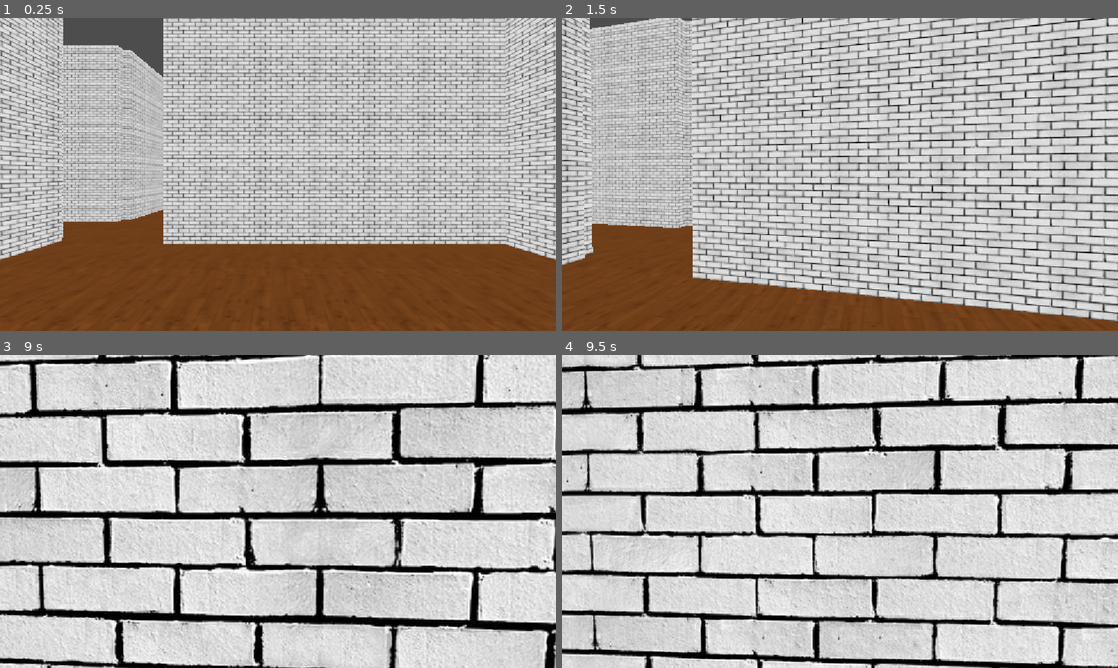
Above: before the commit, frames 1-4 (two rows, left to right).
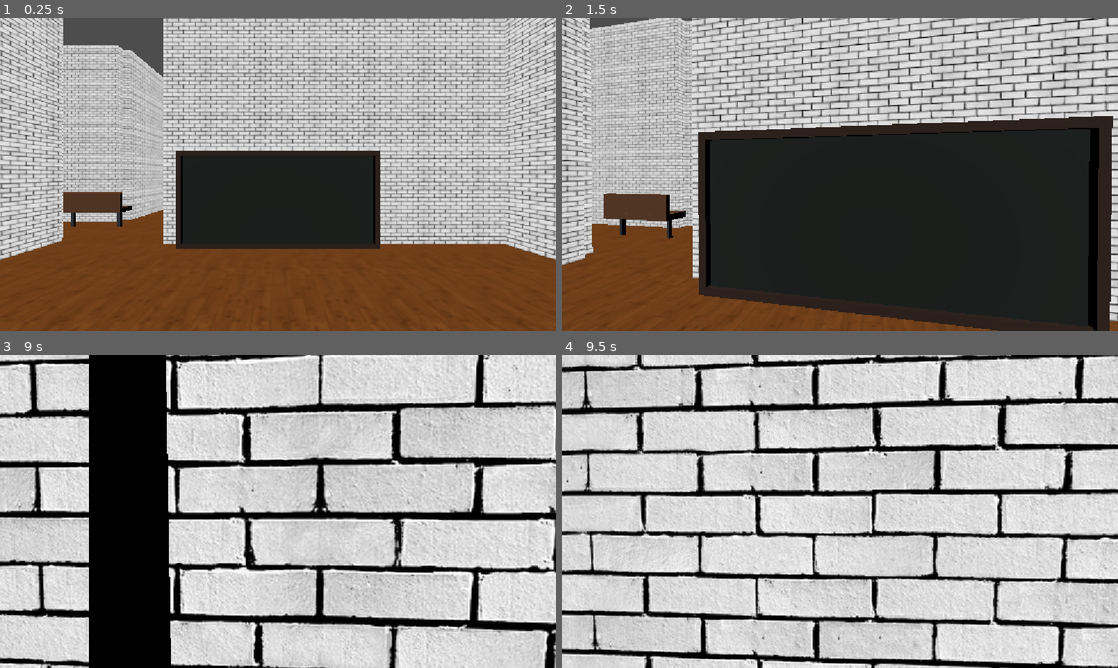
Above: after the commit, the same moments.

Repository: AjwaJahe/prototipe-1
Game: Godot game, scene res://main.tscn
Same seed, same stepped clock (60 frames per second), same inputs: the game is played once before the commit and once after it.
Inputs (mouse positions are in pixels of both pictures, inside the frame that each line leads up to):
- Up to frame 1 (0.25 s): no input
- Up to frame 2 (1.5 s): tap Enter at 0.5 s; move the mouse to (867, 174) at 0.52 s; hold Ctrl 0.53-1.28 s; hold W from 0.53 s (still down); click (867, 174) at 0.67 s; tap Space at 0.77 s; move the mouse to (812, 174) at 1.27 s; tap Shift at 1.35 s
- Up to frame 3 (9 s): tap Space at 1.52, 2.75, 3.02, 3.77, 4.52, 6.02, 6.77, 7.25, 7.52 s; move the mouse to (289, 505) at 2.02 s; tap Tab at 2.1, 6.6 s; move the mouse to (272, 517) at 2.77 s; tap 1 at 2.85, 7.35 s; click (272, 517) at 2.92 s; move the mouse to (316, 514) at 3.52 s; tap 2 at 3.6, 8.1 s; move the mouse to (233, 508) at 4.27 s; tap P at 4.35, 8.85 s; tap Enter at 5, 8.75 s; move the mouse to (283, 511) at 5.02 s; hold Ctrl 5.03-5.78 s; click (283, 511) at 5.17 s; move the mouse to (255, 505) at 5.77 s; release W at 5.78 s; hold D 5.78-6.53 s; tap Shift at 5.85 s; move the mouse to (305, 511) at 6.52 s; hold W 6.53-8.78 s; move the mouse to (250, 511) at 7.27 s; click (250, 511) at 7.42 s; move the mouse to (289, 505) at 8.02 s; move the mouse to (272, 517) at 8.77 s; hold A from 8.78 s (still down)
- Up to frame 4 (9.5 s): keep holding A; tap Space at 9.02 s

The runs differ from the first frame. In frame 1, 12% of the frame differs, in the area x 11-69%, y 42-74%; in frame 2, 47%, in the area x 7-100%, y 31-100%; in frame 3, 12%; in frame 4, nothing differs.

Commit message:
Add proposal furniture to Map58

Diff:
--- /dev/null
+++ b/Map58_Furniture.gd
@@ -0,0 +1,308 @@
+extends Node3D
+
+var mat_wood: StandardMaterial3D
+var mat_dark_wood: StandardMaterial3D
+var mat_board: StandardMaterial3D
+var mat_metal: StandardMaterial3D
+var mat_white: StandardMaterial3D
+var mat_mattress: StandardMaterial3D
+var mat_cabinet: StandardMaterial3D
+var mat_canteen: StandardMaterial3D
+
+var desk_mesh: BoxMesh
+var seat_mesh: BoxMesh
+var thin_box: BoxMesh
+var leg_mesh: BoxMesh
+var board_mesh: BoxMesh
+var cabinet_mesh: BoxMesh
+
+func _ready() -> void:
+    _create_materials()
+    _create_meshes()
+    _build_classrooms()
+    _build_teacher_room()
+    _build_principal_room()
+    _build_uks()
+    _build_hall_benches()
+    _build_canteen()
+    print("Map58 furniture placed | classrooms + teacher room + principal room + UKS + hallway + canteen")
+
+func _create_materials() -> void:
+    mat_wood = StandardMaterial3D.new()
+    mat_wood.albedo_color = Color(0.34, 0.20, 0.10, 1)
+    mat_wood.roughness = 0.9
+
+    mat_dark_wood = StandardMaterial3D.new()
+    mat_dark_wood.albedo_color = Color(0.16, 0.09, 0.04, 1)
+    mat_dark_wood.roughness = 0.95
+
+    mat_board = StandardMaterial3D.new()
+    mat_board.albedo_color = Color(0.03, 0.08, 0.06, 1)
+    mat_board.roughness = 0.95
+
+    mat_metal = StandardMaterial3D.new()
+    mat_metal.albedo_color = Color(0.25, 0.27, 0.30, 1)
+    mat_metal.metallic = 0.55
+    mat_metal.roughness = 0.65
+
+    mat_white = StandardMaterial3D.new()
+    mat_white.albedo_color = Color(0.84, 0.84, 0.80, 1)
+    mat_white.roughness = 0.9
+
+    mat_mattress = StandardMaterial3D.new()
+    mat_mattress.albedo_color = Color(0.65, 0.70, 0.75, 1)
+    mat_mattress.roughness = 1.0
+
+    mat_cabinet = StandardMaterial3D.new()
+    mat_cabinet.albedo_color = Color(0.45, 0.28, 0.12, 1)
+    mat_cabinet.roughness = 0.92
+
+    mat_canteen = StandardMaterial3D.new()
+    mat_canteen.albedo_color = Color(0.75, 0.20, 0.08, 1)
+    mat_canteen.roughness = 0.85
+
+func _create_meshes() -> void:
+    desk_mesh = BoxMesh.new()
+    desk_mesh.size = Vector3(2.2, 0.16, 0.95)
+    desk_mesh.material = mat_wood
+
+    seat_mesh = BoxMesh.new()
+    seat_mesh.size = Vector3(1.0, 0.14, 0.9)
+    seat_mesh.material = mat_wood
+
+    thin_box = BoxMesh.new()
+    thin_box.size = Vector3(0.15, 0.15, 0.15)
+    thin_box.material = mat_metal
+
+    leg_mesh = BoxMesh.new()
+    leg_mesh.size = Vector3(0.12, 0.78, 0.12)
+    leg_mesh.material = mat_metal
+
+    board_mesh = BoxMesh.new()
+    board_mesh.size = Vector3(6.4, 3.0, 0.12)
+    board_mesh.material = mat_board
+
+    cabinet_mesh = BoxMesh.new()
+    cabinet_mesh.size = Vector3(1.5, 3.1, 0.7)
+    cabinet_mesh.material = mat_cabinet
+
+func _mesh(mesh: Mesh, position_value: Vector3, parent: Node3D = self, rotation_value := Vector3.ZERO) -> MeshInstance3D:
+    var node := MeshInstance3D.new()
+    node.mesh = mesh
+    node.position = position_value
+    node.rotation = rotation_value
+    parent.add_child(node)
+    return node
+
+func _create_desk(parent: Node3D, at: Vector3, facing := 0.0) -> void:
+    var group := Node3D.new()
+    group.position = at
+    group.rotation.y = facing
+    parent.add_child(group)
+
+    _mesh(desk_mesh, Vector3(0, 0.92, 0), group)
+
+    var leg_offsets := [
+        Vector3(-0.9, 0.46, -0.32),
+        Vector3(0.9, 0.46, -0.32),
+        Vector3(-0.9, 0.46, 0.32),
+        Vector3(0.9, 0.46, 0.32)
+    ]
+    for p in leg_offsets:
+        _mesh(leg_mesh, p, group)
+
+    var chair := Node3D.new()
+    chair.position = Vector3(0, 0, 1.0)
+    group.add_child(chair)
+    _mesh(seat_mesh, Vector3(0, 0.55, 0), chair)
+
+    var back := BoxMesh.new()
+    back.size = Vector3(1.0, 0.75, 0.12)
+    back.material = mat_wood
+    _mesh(back, Vector3(0, 0.88, 0.38), chair)
+
+    for x in [-0.4, 0.4]:
+        _mesh(leg_mesh, Vector3(x, 0.28, -0.32), chair)
+        _mesh(leg_mesh, Vector3(x, 0.28, 0.32), chair)
+
+func _create_blackboard(parent: Node3D, at: Vector3, facing := 0.0) -> void:
+    var group := Node3D.new()
+    group.position = at
+    group.rotation.y = facing
+    parent.add_child(group)
+    _mesh(board_mesh, Vector3(0, 1.7, 0), group)
+
+    var frame := BoxMesh.new()
+    frame.size = Vector3(6.8, 0.16, 0.18)
+    frame.material = mat_dark_wood
+    _mesh(frame, Vector3(0, 3.25, 0.05), group)
+    _mesh(frame, Vector3(0, 0.15, 0.05), group)
+
+    var side := BoxMesh.new()
+    side.size = Vector3(0.16, 3.1, 0.18)
+    side.material = mat_dark_wood
+    _mesh(side, Vector3(-3.32, 1.7, 0.05), group)
+    _mesh(side, Vector3(3.32, 1.7, 0.05), group)
+
+    var tray := BoxMesh.new()
+    tray.size = Vector3(6.2, 0.10, 0.30)
+    tray.material = mat_dark_wood
+    _mesh(tray, Vector3(0, 0.08, -0.10), group)
+
+func _create_cabinet(parent: Node3D, at: Vector3, facing := 0.0) -> void:
+    var group := Node3D.new()
+    group.position = at
+    group.rotation.y = facing
+    parent.add_child(group)
+    _mesh(cabinet_mesh, Vector3(0, 1.55, 0), group)
+    var handle := BoxMesh.new()
+    handle.size = Vector3(0.12, 0.12, 0.06)
+    handle.material = mat_metal
+    _mesh(handle, Vector3(0, 1.55, -0.38), group)
+
+func _build_classrooms() -> void:
+    var rooms := [
+        Vector3(-3.646515, 0.0, -26.45901),
+        Vector3(13.79099, 0.0, -26.45901),
+        Vector3(31.22849, 0.0, -26.45901),
+        Vector3(48.66599, 0.0, -26.45901),
+        Vector3(-3.646515, 0.0, -45.841),
+        Vector3(13.79099, 0.0, -45.841),
+        Vector3(31.22849, 0.0, -45.841),
+        Vector3(48.66599, 0.0, -45.841),
+        Vector3(-3.646515, 0.0, -65.21802),
+        Vector3(13.79099, 0.0, -65.21802),
+        Vector3(31.22849, 0.0, -65.21802),
+        Vector3(48.66599, 0.0, -65.21802)
+    ]
+
+    for center in rooms:
+        var room := Node3D.new()
+        room.position = center
+        room.name = "ClassroomFurniture"
+        add_child(room)
+
+        _create_blackboard(room, Vector3(0, 0, -6.95))
+        _create_cabinet(room, Vector3(6.6, 0, 5.9))
+
+        var x_offsets := [-3.8, 0.0, 3.8]
+        var z_offsets := [-1.0, 3.2]
+        for z_value in z_offsets:
+            for x_value in x_offsets:
+                _create_desk(room, Vector3(x_value, 0, z_value))
+
+func _build_teacher_room() -> void:
+    var center := Vector3(-28.43625, 0.0, -41.5864)
+    var room := Node3D.new()
+    room.name = "TeacherRoomFurniture"
+    room.position = center
+    add_child(room)
+
+    for x_value in [-4.0, 4.0]:
+        for z_value in [-6.0, 0.0, 6.0]:
+            _create_desk(room, Vector3(x_value, 0, z_value))
+
+    _create_cabinet(room, Vector3(5.0, 0, 9.0))
+
+func _build_principal_room() -> void:
+    var center := Vector3(-28.43625, 0.0, 23.8562)
+    var room := Node3D.new()
+    room.name = "PrincipalRoomFurniture"
+    room.position = center
+    add_child(room)
+
+    _create_desk(room, Vector3(0, 0, -1.5), PI)
+    _create_cabinet(room, Vector3(4.5, 0, 2.8))
+
+func _build_uks() -> void:
+    var center := Vector3(58.1547, 0.0, 3.4886)
+    var room := Node3D.new()
+    room.name = "UKSFurniture"
+    room.position = center
+    add_child(room)
+
+    _create_bed(room, Vector3(-2.4, 0, 0))
+    _create_bed(room, Vector3(2.0, 0, 0))
+
+    _create_cabinet(room, Vector3(4.2, 0, 2.8))
+
+func _create_bed(parent: Node3D, at: Vector3) -> void:
+    var group := Node3D.new()
+    group.position = at
+    parent.add_child(group)
+
+    var frame := BoxMesh.new()
+    frame.size = Vector3(3.1, 0.30, 1.55)
+    frame.material = mat_dark_wood
+    _mesh(frame, Vector3(0, 0.28, 0), group)
+
+    var mattress := BoxMesh.new()
+    mattress.size = Vector3(2.85, 0.28, 1.35)
+    mattress.material = mat_mattress
+    _mesh(mattress, Vector3(0, 0.62, 0), group)
+
+    var pillow := BoxMesh.new()
+    pillow.size = Vector3(0.72, 0.18, 1.05)
+    pillow.material = mat_white
+    _mesh(pillow, Vector3(-0.92, 0.84, 0), group)
+
+    for x in [-1.35, 1.35]:
+        for z in [-0.62, 0.62]:
+            _mesh(leg_mesh, Vector3(x, 0.02, z), group)
+
+func _build_hall_benches() -> void:
+    var positions := [
+        Vector3(5.0, 0.0, -36.2),
+        Vector3(22.5, 0.0, -36.2),
+        Vector3(40.0, 0.0, -36.2),
+        Vector3(5.0, 0.0, -55.55),
+        Vector3(22.5, 0.0, -55.55),
+        Vector3(40.0, 0.0, -55.55)
+    ]
+
+    for p in positions:
+        _create_bench(p)
+
+func _create_bench(at: Vector3) -> void:
+    var group := Node3D.new()
+    group.position = at
+    add_child(group)
+
+    var seat := BoxMesh.new()
+    seat.size = Vector3(2.8, 0.22, 0.78)
+    seat.material = mat_wood
+    _mesh(seat, Vector3(0, 0.9, 0), group)
+
+    var back := BoxMesh.new()
+    back.size = Vector3(2.8, 0.85, 0.14)
+    back.material = mat_wood
+    _mesh(back, Vector3(0, 1.30, 0.30), group)
+
+    for x in [-1.1, 1.1]:
+        _mesh(leg_mesh, Vector3(x, 0.45, 0), group)
+
+func _build_canteen() -> void:
+    # Area santai kecil di ruang terbuka dekat sisi depan sekolah.
+    var group := Node3D.new()
+    group.name = "CanteenFurniture"
+    group.position = Vector3(10.0, 0.0, -7.5)
+    add_child(group)
+
+    var stand := BoxMesh.new()
+    stand.size = Vector3(4.0, 2.2, 1.4)
+    stand.material = mat_canteen
+    _mesh(stand, Vector3(0, 1.1, 0), group)
+
+    var counter := BoxMesh.new()
+    counter.size = Vector3(4.3, 0.18, 1.55)
+    counter.material = mat_wood
+    _mesh(counter, Vector3(0, 2.25, 0), group)
+
+    var table := BoxMesh.new()
+    table.size = Vector3(2.4, 0.18, 1.2)
+    table.material = mat_wood
+    _mesh(table, Vector3(0, 1.0, 3.0), group)
+
+    for x in [-0.95, 0.95]:
+        for z in [2.58, 3.42]:
+            _mesh(leg_mesh, Vector3(x, 0.50, z), group)
--- /dev/null
+++ b/Map58_Furniture.tscn
@@ -0,0 +1,6 @@
+[gd_scene format=3]
+
+[ext_resource type="Script" path="res://Map58_Furniture.gd" id="1_furn"]
+
+[node name="Map58_Furniture" type="Node3D"]
+script = ExtResource("1_furn")
--- a/main.tscn
+++ b/main.tscn
@@ -5,6 +5,7 @@
 [ext_resource type="PackedScene" uid="uid://bas2emljo8uk1" path="res://map58/Map58.tscn" id="3_h2yge"]
 [ext_resource type="Script" path="res://Map58_SpawnManager.gd" id="4_spawn"]
 [ext_resource type="PackedScene" path="res://Teacher.tscn" id="5_teacher"]
+[ext_resource type="PackedScene" path="res://Map58_Furniture.tscn" id="6_furniture"]
 
 [node name="Main" type="Node3D" unique_id=1437950529]
 
@@ -60,3 +61,5 @@
 
 [node name="Teacher" parent="." instance=ExtResource("5_teacher")]
 position = Vector3(-28.43625, 0.819987, -41.5864)
+
+[node name="Furniture" parent="." instance=ExtResource("6_furniture")]
